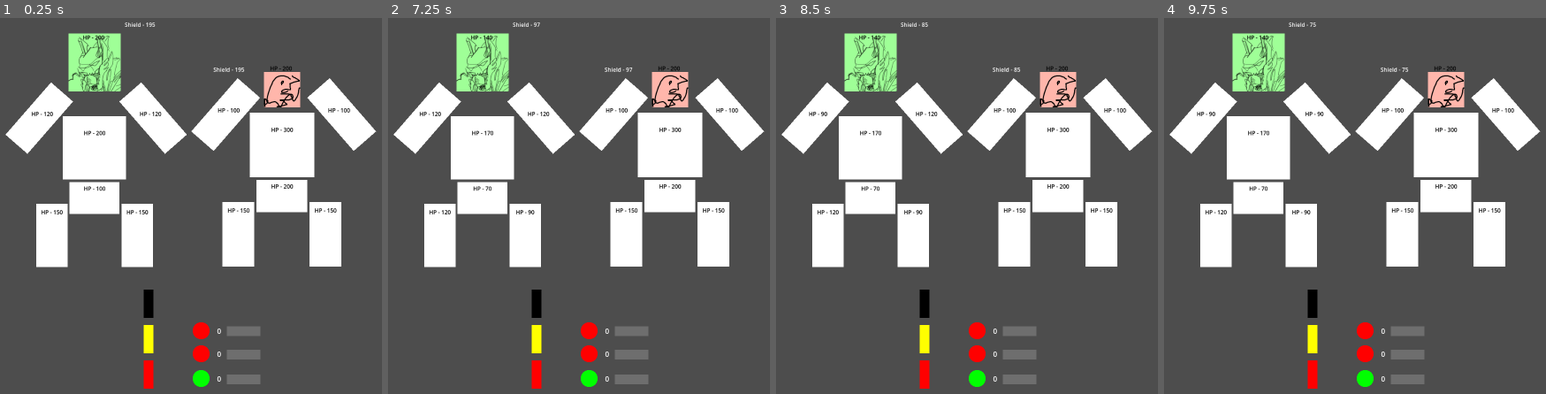
Above: before the commit, frames 1-4 (left to right).
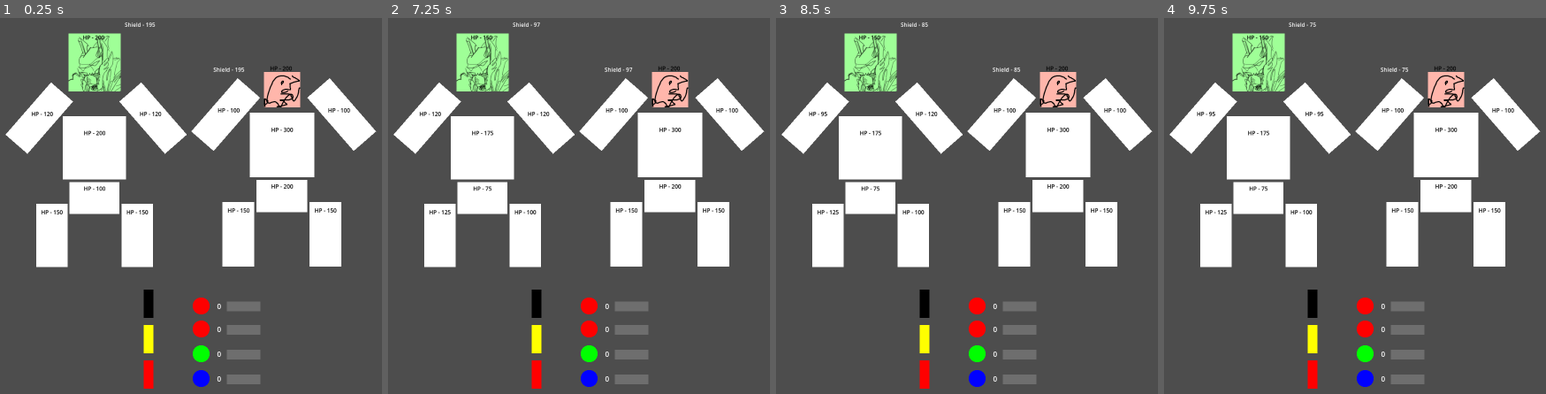
Above: after the commit, the same moments.

Repository: Wrygondryn/Megazord_BIGMODE2025
Game: Godot game, scene res://scenes/game.tscn
The game is run twice, just before and just after one commit, with the same random seed, the same clock (stepped at 60 frames per second) and the same inputs.
Inputs (mouse positions are in pixels of both pictures, inside the frame that each line leads up to):
- Up to frame 1 (0.25 s): no input
- Up to frame 2 (7.25 s): tap Enter at 0.5, 2.75, 4.25 s; move the mouse to (727, 198) at 0.52 s; click (727, 198) at 0.6 s; move the mouse to (433, 236) at 1.27 s; click (433, 236) at 1.35 s; tap Space at 2, 3.5, 5 s; move the mouse to (643, 130) at 2.02 s; click (643, 130) at 2.1 s; move the mouse to (536, 296) at 2.77 s; click (536, 296) at 2.85 s; move the mouse to (outside the picture) at 3.52 s; click (outside the picture) at 3.6 s; move the mouse to (outside the picture) at 4.27 s; click (outside the picture) at 4.35 s; move the mouse to (609, 217) at 5.02 s; click (609, 217) at 5.1 s; move the mouse to (468, 115) at 5.77 s; click (468, 115) at 5.85 s; move the mouse to (727, 198) at 6.52 s; click (727, 198) at 6.6 s
- Up to frame 3 (8.5 s): move the mouse to (821, 236) at 7.27 s; click (821, 236) at 7.35 s; move the mouse to (1031, 130) at 8.02 s; click (1031, 130) at 8.1 s
- Up to frame 4 (9.75 s): move the mouse to (1312, 296) at 8.77 s; click (1312, 296) at 8.85 s; move the mouse to (outside the picture) at 9.52 s; click (outside the picture) at 9.6 s

The runs differ from the first frame. In frame 1, 0.8% of the frame differs, in the area x 50-69%, y 74-99%; in frame 2, 0.9%; in frame 3, 0.9%; in frame 4, 0.9%, in the area x 12-69%, y 4-99%.

Commit message:
Shield Gain Modules + Action Refactor
You can now make a module that allows a mech/kaiju to gain shield .

 Took away Action.damage and Action.heal and replaced them with Action.amount just so I don't need to keep adding float members.

Diff:
--- a/resources/test_kaiju_module2.tres
+++ b/resources/kaiju_heavy_attack_module.tres
@@ -1,12 +1,11 @@
 [gd_resource type="Resource" script_class="ModuleData" load_steps=2 format=3 uid="uid://bujn1bqqbiw68"]
 
-[ext_resource type="Script" path="res://scripts/module_data.gd" id="1_e0q00"]
+[ext_resource type="Script" path="res://scripts/module_data.gd" id="1_y8nuq"]
 
 [resource]
-script = ExtResource("1_e0q00")
+script = ExtResource("1_y8nuq")
 action_kind = 0
-damage = 100.0
-heal = 0.0
+amount = 80.0
 pierces = false
 giga_target = 0
 target_body_part = 7
--- a/resources/test_kaiju_module.tres
+++ b/resources/kaiju_light_attack_module.tres
@@ -1,12 +1,11 @@
 [gd_resource type="Resource" script_class="ModuleData" load_steps=2 format=3 uid="uid://coxypd4ourgh7"]
 
-[ext_resource type="Script" path="res://scripts/module_data.gd" id="1_udql3"]
+[ext_resource type="Script" path="res://scripts/module_data.gd" id="1_mbtol"]
 
 [resource]
-script = ExtResource("1_udql3")
+script = ExtResource("1_mbtol")
 action_kind = 0
-damage = 30.0
-heal = 0.0
+amount = 25.0
 pierces = true
 giga_target = 0
 target_body_part = 7
--- /dev/null
+++ b/resources/mecha_attack_module.tres
@@ -0,0 +1,12 @@
+[gd_resource type="Resource" script_class="ModuleData" load_steps=2 format=3 uid="uid://08ag4xompugm"]
+
+[ext_resource type="Script" path="res://scripts/module_data.gd" id="1_xkm5t"]
+
+[resource]
+script = ExtResource("1_xkm5t")
+action_kind = 0
+amount = 60.0
+pierces = true
+giga_target = 1
+target_body_part = 7
+charge_capacity = 50.0
--- a/resources/repair_module.tres
+++ b/resources/repair_module.tres
@@ -5,8 +5,8 @@
 [resource]
 script = ExtResource("1_vhh0t")
 action_kind = 1
-damage = 0.0
-heal = 60.0
+amount = 50.0
+pierces = false
 giga_target = 0
 target_body_part = 0
 charge_capacity = 150.0
--- /dev/null
+++ b/resources/shield_gain_module.tres
@@ -0,0 +1,12 @@
+[gd_resource type="Resource" script_class="ModuleData" load_steps=2 format=3 uid="uid://c2gxr8tb4ey15"]
+
+[ext_resource type="Script" path="res://scripts/module_data.gd" id="1_k5375"]
+
+[resource]
+script = ExtResource("1_k5375")
+action_kind = 2
+amount = 50.0
+pierces = false
+giga_target = 0
+target_body_part = 0
+charge_capacity = 125.0
--- a/resources/test_mecha_module.tres
+++ /dev/null
@@ -1,11 +0,0 @@
-[gd_resource type="Resource" script_class="ModuleData" load_steps=2 format=3 uid="uid://08ag4xompugm"]
-
-[ext_resource type="Script" path="res://scripts/module_data.gd" id="1_dvjsb"]
-
-[resource]
-script = ExtResource("1_dvjsb")
-charge_capacity = 50.0
-damage = 25.0
-heal = 0.0
-giga_target = 1
-target_body_part = 7
--- a/scenes/game.tscn
+++ b/scenes/game.tscn
@@ -1,12 +1,13 @@
-[gd_scene load_steps=10 format=3 uid="uid://he3fi3w1rn4e"]
+[gd_scene load_steps=11 format=3 uid="uid://he3fi3w1rn4e"]
 
 [ext_resource type="Script" path="res://scripts/dashboard.gd" id="1_bofyj"]
 [ext_resource type="PackedScene" uid="uid://dchbk5yutlhiu" path="res://scenes/socket.tscn" id="3_y3a8c"]
 [ext_resource type="PackedScene" uid="uid://kwregxsookrk" path="res://scenes/jack_dispenser.tscn" id="4_whl4r"]
 [ext_resource type="PackedScene" uid="uid://3y3al18ah6ax" path="res://scenes/chargable_module.tscn" id="5_llxl5"]
-[ext_resource type="Resource" uid="uid://08ag4xompugm" path="res://resources/test_mecha_module.tres" id="6_7nf4m"]
+[ext_resource type="Resource" uid="uid://08ag4xompugm" path="res://resources/mecha_attack_module.tres" id="6_7nf4m"]
 [ext_resource type="Script" path="res://scripts/battle.gd" id="6_bwiir"]
 [ext_resource type="Resource" uid="uid://6xs0ooprjwlw" path="res://resources/repair_module.tres" id="6_mdk4p"]
+[ext_resource type="Resource" uid="uid://c2gxr8tb4ey15" path="res://resources/shield_gain_module.tres" id="7_38vb0"]
 [ext_resource type="PackedScene" uid="uid://b72fg5qff5dt2" path="res://scenes/mechazord.tscn" id="7_huf8d"]
 [ext_resource type="PackedScene" uid="uid://bimy4xj03log8" path="res://scenes/kaiju.tscn" id="8_r0r2j"]
 
@@ -33,38 +34,49 @@
 [node name="Sockets" type="Node2D" parent="Dashboard"]
 
 [node name="Socket" parent="Dashboard/Sockets" node_paths=PackedStringArray("module") instance=ExtResource("3_y3a8c")]
-position = Vector2(35, 257)
+position = Vector2(35, 201)
 module = NodePath("../../ChargableModules/AttackModule")
 
 [node name="Sprite2D" parent="Dashboard/Sockets/Socket" index="0"]
 modulate = Color(1, 0, 0, 1)
 
 [node name="Socket2" parent="Dashboard/Sockets" node_paths=PackedStringArray("module") instance=ExtResource("3_y3a8c")]
-position = Vector2(35, 309)
+position = Vector2(35, 253)
 module = NodePath("../../ChargableModules/AttackModule2")
 
 [node name="Sprite2D" parent="Dashboard/Sockets/Socket2" index="0"]
 modulate = Color(1, 0, 0, 1)
 
 [node name="Socket3" parent="Dashboard/Sockets" node_paths=PackedStringArray("module") instance=ExtResource("3_y3a8c")]
+position = Vector2(35, 309)
+module = NodePath("../../ChargableModules/HeadRepairModule")
+
+[node name="Socket4" parent="Dashboard/Sockets" node_paths=PackedStringArray("module") instance=ExtResource("3_y3a8c")]
 position = Vector2(35, 365)
-module = NodePath("../../ChargableModules/HeadRepairModule")
+module = NodePath("../../ChargableModules/ShieldGainModule2")
+
+[node name="Sprite2D" parent="Dashboard/Sockets/Socket4" index="0"]
+modulate = Color(0, 0, 1, 1)
 
 [node name="Jacks" type="Node2D" parent="Dashboard"]
 
 [node name="ChargableModules" type="Node2D" parent="Dashboard"]
 
 [node name="AttackModule" parent="Dashboard/ChargableModules" instance=ExtResource("5_llxl5")]
-position = Vector2(131, 258)
+position = Vector2(131, 202)
 module_data = ExtResource("6_7nf4m")
 
 [node name="AttackModule2" parent="Dashboard/ChargableModules" instance=ExtResource("5_llxl5")]
-position = Vector2(131, 311)
+position = Vector2(131, 255)
 module_data = ExtResource("6_7nf4m")
 
 [node name="HeadRepairModule" parent="Dashboard/ChargableModules" instance=ExtResource("5_llxl5")]
+position = Vector2(131, 311)
+module_data = ExtResource("6_mdk4p")
+
+[node name="ShieldGainModule2" parent="Dashboard/ChargableModules" instance=ExtResource("5_llxl5")]
 position = Vector2(131, 367)
-module_data = ExtResource("6_mdk4p")
+module_data = ExtResource("7_38vb0")
 
 [node name="Battle" type="Node2D" parent="."]
 unique_name_in_owner = true
@@ -83,3 +95,4 @@
 [editable path="Dashboard/Sockets/Socket"]
 [editable path="Dashboard/Sockets/Socket2"]
 [editable path="Dashboard/Sockets/Socket3"]
+[editable path="Dashboard/Sockets/Socket4"]
--- a/scenes/kaiju.tscn
+++ b/scenes/kaiju.tscn
@@ -4,7 +4,7 @@
 [ext_resource type="Texture2D" uid="uid://ccck2r0agp2o0" path="res://assets/dummy_kaiju.png" id="1_hft5c"]
 [ext_resource type="Script" path="res://scripts/module_data.gd" id="2_mlru2"]
 [ext_resource type="PackedScene" uid="uid://dk7mb70mb5rp2" path="res://scenes/body_part.tscn" id="2_nclt7"]
-[ext_resource type="Resource" uid="uid://coxypd4ourgh7" path="res://resources/test_kaiju_module.tres" id="3_3gsc7"]
+[ext_resource type="Resource" uid="uid://coxypd4ourgh7" path="res://resources/kaiju_light_attack_module.tres" id="3_3gsc7"]
 
 [node name="Kaiju" type="Node2D"]
 scale = Vector2(1.5, 1.5)
--- a/scripts/action.gd
+++ b/scripts/action.gd
@@ -2,23 +2,20 @@
 
 #TODO: Add on additional properties when need be like condition, animation, etc.
 var kind: Helpers.ActionKind
-var damage: float
-var heal: float
+var amount: float
 var pierces: bool
 var target: Helpers.GigaTarget
 var body_part: Helpers.BodyPart
 
 func _init(
 	kind: Helpers.ActionKind,
-	damage: float,
-	heal: float,
+	amount: float,
 	pierces: bool,
 	target: Helpers.GigaTarget,
 	body_part: Helpers.BodyPart
 ):
 	self.kind = kind
-	self.damage = damage
-	self.heal = heal
+	self.amount = amount
 	self.pierces = pierces
 	self.target = target
 	self.body_part = body_part
@@ -32,8 +29,7 @@
 static func from_module_data(module: ModuleData):
 	return Action.new(
 		module.action_kind,
-		module.damage,
-		module.heal,
+		module.amount,
 		module.pierces,
 		module.giga_target,
 		module.target_body_part
--- a/scripts/battle.gd
+++ b/scripts/battle.gd
@@ -24,20 +24,27 @@
 	#NOTE: Mechazord and Kaiju actions can happen simultaneously, so make sure to check for that when
 	#animations get integrated
 	for action in action_queue:
-		print("kind: %d, heal: %d" % [action.kind, action.heal])
 		match action.kind:
 			Helpers.ActionKind.ATTACK:
 				match action.target:
 					Helpers.GigaTarget.MECHAZORD:
-						kaiju.damage_target(mechazord, action.damage, action.pierces)
+						kaiju.damage_target(mechazord, action.amount, action.pierces)
 					Helpers.GigaTarget.KAIJU:
-						mechazord.damage_target(kaiju, action.damage, action.pierces)
+						mechazord.damage_target(kaiju, action.amount, action.pierces)
 
 			Helpers.ActionKind.REPAIR:
 				#TODO: Allow for Kaiju healing if need be
 				assert(action.target == Helpers.GigaTarget.MECHAZORD)
-				mechazord.repair_body_part(action.heal, action.body_part)
+				mechazord.repair_body_part(action.amount, action.body_part)
 
+			Helpers.ActionKind.SHIELD_GAIN:
+				match action.target:
+					Helpers.GigaTarget.MECHAZORD:
+						mechazord.gain_shield(action.amount)
+					Helpers.GigaTarget.KAIJU:
+						kaiju.gain_shield(action.amount)
+
+	#TODO: Remove once animations are a thing
 	action_queue.clear()
 
 func _on_kaiju_victory():
--- a/scripts/helpers.gd
+++ b/scripts/helpers.gd
@@ -2,7 +2,8 @@
 
 enum ActionKind {
 	ATTACK,
-	REPAIR
+	REPAIR,
+	SHIELD_GAIN
 }
 
 enum GigaTarget {
--- a/scripts/kaiju.gd
+++ b/scripts/kaiju.gd
@@ -36,6 +36,10 @@
 		var body_part_hp = target.body_parts.get_child(body_part_index).hp
 		target.body_parts.get_child(body_part_index).hp = max(body_part_hp - hp_damage, 0.0)
 
+func gain_shield(shield_gained: float):
+	shield += shield_gained
+
+
 # Called when the node enters the scene tree for the first time.
 func _ready() -> void:
 	for i in range(len(modules)):
--- a/scripts/mechazord.gd
+++ b/scripts/mechazord.gd
@@ -44,6 +44,9 @@
 		if body_part.kind == body_part_kind:
 			body_part.hp = min(body_part.max_hp, body_part.hp + heal)
 
+func gain_shield(shield_gained: float):
+	shield += shield_gained
+
 
 # Called when the node enters the scene tree for the first time.
 func _ready() -> void:
--- a/scripts/module.gd
+++ b/scripts/module.gd
@@ -17,7 +17,6 @@
 # Called when the node enters the scene tree for the first time.
 func _ready() -> void:
 	initial_charge_bar_transform = charge_bar.transform
-	print(name + ":" + str(module_data.action_kind))
 
 # Called every frame. 'delta' is the elapsed time since the previous frame.
 func _process(delta: float) -> void:
--- a/scripts/module_data.gd
+++ b/scripts/module_data.gd
@@ -6,8 +6,7 @@
 #TODO: Have some sort of subclassing to separate stats that don't go together (e.g., damage and
 #heal). It's not important rn but might be in the future
 @export var action_kind: Helpers.ActionKind
-@export_range(0.0, 1000.0, 1.0, "or_greater", "hide_slider") var damage: float
-@export_range(0.0, 1000.0, 1.0, "or_greater", "hide_slider") var heal: float
+@export_range(0.0, 1000.0, 1.0, "or_greater", "hide_slider") var amount: float
 @export var pierces: bool
 @export var giga_target: Helpers.GigaTarget
 @export var target_body_part: Helpers.BodyPart
@@ -17,15 +16,13 @@
 func _init(
 	action_kind := Helpers.ActionKind.ATTACK,
 	charge_capacity = 100.0,
-	damage := 0.0,
-	heal := 0.0,
+	amount := 0.0,
 	pierces := false,
 	giga_target := Helpers.GigaTarget.KAIJU,
 	target_body_part := Helpers.BodyPart.ANY
 ):
 	self.action_kind = action_kind
-	self.damage = damage
-	self.heal = heal
+	self.amount = amount
 	self.pierces = pierces
 	self.giga_target = giga_target
 	self.target_body_part = target_body_part
